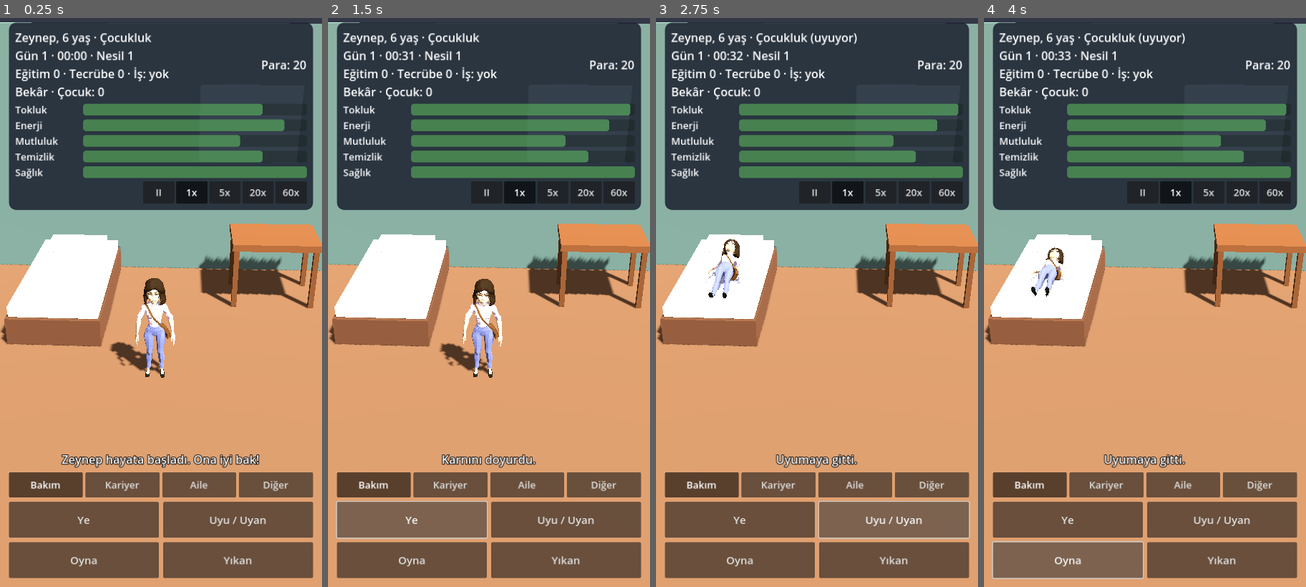
Above: before the commit, frames 1-4 (left to right).
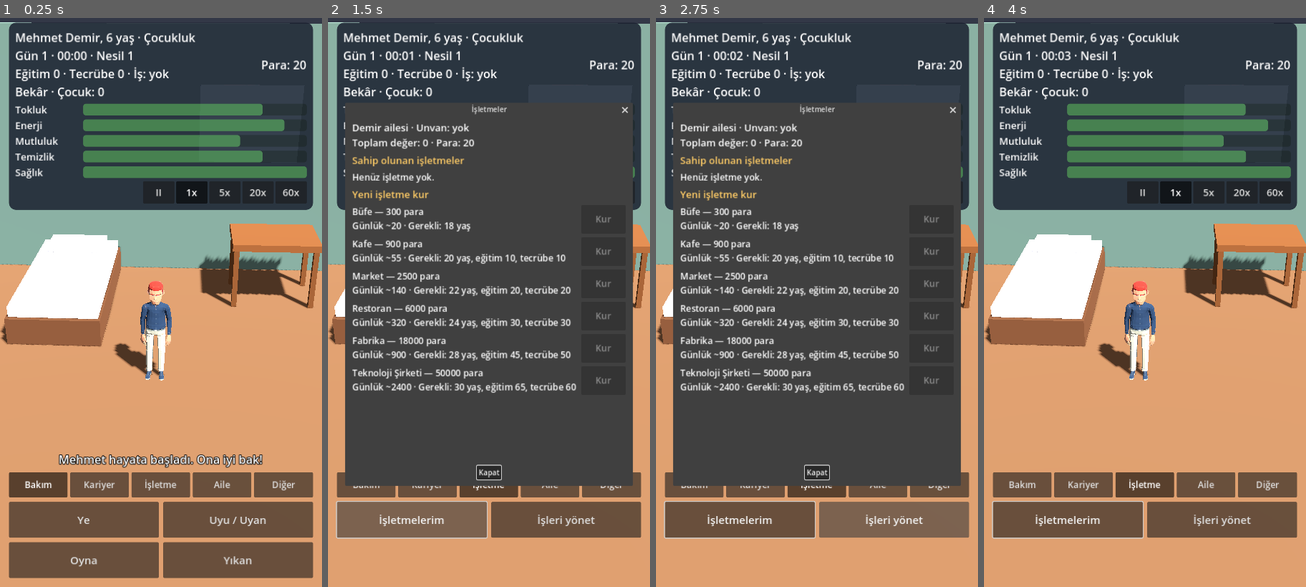
Above: after the commit, the same moments.

Repository: ismetcabbar9-oss/Dilenci
Game: Godot game, scene res://scenes/main.tscn
Same seed, same stepped clock (60 frames per second), same inputs: the game is played once before the commit and once after it.
Inputs (mouse positions are in pixels of both pictures, inside the frame that each line leads up to):
- Up to frame 1 (0.25 s): no input
- Up to frame 2 (1.5 s): click (489, 484) at 0.5 s, where only the run after the commit has a clickable "İşletme"; click (411, 518) at 1.25 s, where only the run after the commit has a clickable "İşletmelerim"
- Up to frame 3 (2.75 s): click (894, 518) at 2 s, where only the run after the commit has a clickable "İşleri yönet"
- Up to frame 4 (4 s): click (1145, 473) at 2.75 s, where only the run after the commit has a clickable "Kapat"; click (1067, 558) at 3.5 s, where only the run before the commit has a clickable "Oyna"

The runs differ from the first frame. In frame 1, 3.7% of the frame differs, in the area x 4-92%, y 2-85%; in frame 2, 60%; in frame 3, 60%, in the area x 2-98%, y 2-99%; in frame 4, 10%.

Commit message:
İşletme ve holding sistemi: 6 işletme türü, büyütme/satış, moral ve yönetim, günlük kâr, unvanlar (Esnaf → İş İnsanı → Holding Sahibi), soyadı ve nesiller boyu miras
Co-Authored-By: Claude Opus 5.5 <noreply@anthropic.com>
Claude-Session: https://claude.ai/code/session_01Njhua5HdieXmhM4secDQqv

Diff:
--- a/scripts/game_state.gd
+++ b/scripts/game_state.gd
@@ -67,6 +67,26 @@
 const PARTNER_DAILY_INCOME := 10  # Evliyken eşin eve kattığı katkı
 const MAX_CHILDREN := 4
 const MIN_RELATION_TO_MARRY := 70.0
+# --- İşletmeler ---
+# cost: kuruluş bedeli, income: seviye 1 günlük net kâr
+const BUSINESS_TYPES := [
+	{"id": "kiosk", "name": "Büfe", "cost": 300, "income": 20, "min_age": 18.0, "min_edu": 0.0, "min_exp": 0.0},
+	{"id": "cafe", "name": "Kafe", "cost": 900, "income": 55, "min_age": 20.0, "min_edu": 10.0, "min_exp": 10.0},
+	{"id": "market", "name": "Market", "cost": 2500, "income": 140, "min_age": 22.0, "min_edu": 20.0, "min_exp": 20.0},
+	{"id": "restaurant", "name": "Restoran", "cost": 6000, "income": 320, "min_age": 24.0, "min_edu": 30.0, "min_exp": 30.0},
+	{"id": "factory", "name": "Fabrika", "cost": 18000, "income": 900, "min_age": 28.0, "min_edu": 45.0, "min_exp": 50.0},
+	{"id": "tech", "name": "Teknoloji Şirketi", "cost": 50000, "income": 2400, "min_age": 30.0, "min_edu": 65.0, "min_exp": 60.0},
+]
+const MAX_BUSINESS_LEVEL := 5
+const BUSINESS_SELL_RATIO := 0.6
+const MORALE_DECAY_PER_DAY := 8.0
+# Unvanlar: [ad, gereken işletme sayısı, gereken toplam şirket değeri]
+const TITLES := [
+	["Holding Sahibi", 5, 25000],
+	["İş İnsanı", 3, 3000],
+	["Esnaf", 1, 0],
+]
+const SURNAMES := ["Yılmaz", "Kaya", "Demir", "Şahin", "Çelik", "Aydın", "Öztürk", "Arslan", "Doğan", "Koç"]
 const MALE_NAMES := ["Ali", "Mehmet", "Can", "Emre", "Murat", "Kerem", "Burak", "Yusuf"]
 const FEMALE_NAMES := ["Ayşe", "Zeynep", "Elif", "Selin", "Deniz", "Ece", "Merve", "Defne"]
 
@@ -78,6 +98,10 @@
 var speed_index: int = 1
 var generation: int = 1
 var family_tree: Array = []      # Önceki nesillerin özeti
+var family_name: String = ""     # Soyadı (holding adı da buradan)
+## Aile işletmeleri (nesiller boyu miras kalır): [{type, level, morale, invested}]
+var businesses: Array = []
+var _last_title := ""
 var sleeping: bool = false
 var is_dead: bool = false
 
@@ -116,6 +140,9 @@
 	gems = 0
 	generation = 1
 	family_tree = []
+	businesses = []
+	family_name = SURNAMES[randi() % SURNAMES.size()]
+	_last_title = ""
 	game_minutes = 0.0
 	speed_index = 1
 	var gender := "female" if randf() < 0.5 else "male"
@@ -221,8 +248,11 @@
 # ---------------------------------------------------------------
 func _new_day() -> void:
 	_relation_decay()
+	var biz_income := _collect_business_income()
 	if get_age_years() < 18.0:
 		money += DAILY_ALLOWANCE
+		if biz_income > 0:
+			message.emit("Aile işletmeleri bugün %d kazandırdı." % biz_income)
 		return
 	var cost := DAILY_RENT
 	for c in person.children:
@@ -232,7 +262,10 @@
 		money += PARTNER_DAILY_INCOME
 	if money >= cost:
 		money -= cost
-		message.emit("Günlük ev ve aile giderleri ödendi (-%d)." % cost)
+		if biz_income > 0:
+			message.emit("Yeni gün: işletmeler +%d, giderler -%d." % [biz_income, cost])
+		else:
+			message.emit("Günlük ev ve aile giderleri ödendi (-%d)." % cost)
 	else:
 		money = 0
 		_add_need("fun", -20.0)
@@ -449,6 +482,163 @@
 		message.emit("%s ile araları soğuyor, birlikte vakit geçirmeli." % p.name)
 
 
+# ---------------------------------------------------------------
+# İşletmeler ve holding
+# ---------------------------------------------------------------
+func get_business_type(type_id: String) -> Dictionary:
+	for t in BUSINESS_TYPES:
+		if t.id == type_id:
+			return t
+	return {}
+
+
+## Seviye ve moral dahil günlük kâr.
+func business_income(b: Dictionary) -> int:
+	var t := get_business_type(b.type)
+	var level_mult: float = 1.0 + 0.6 * (b.level - 1)
+	var morale_mult: float = 0.4 + 0.6 * (b.morale / 100.0)
+	return int(t.income * level_mult * morale_mult)
+
+
+func business_upgrade_cost(b: Dictionary) -> int:
+	return int(get_business_type(b.type).cost * 0.8 * b.level)
+
+
+func business_value(b: Dictionary) -> int:
+	return int(b.invested)
+
+
+func total_business_value() -> int:
+	var v := 0
+	for b in businesses:
+		v += business_value(b)
+	return v
+
+
+func business_requirement_text(t: Dictionary) -> String:
+	var miss := []
+	if get_age_years() < t.min_age:
+		miss.append("%d yaş" % int(t.min_age))
+	if person.education < t.min_edu:
+		miss.append("eğitim %d" % int(t.min_edu))
+	if person.experience < t.min_exp:
+		miss.append("tecrübe %d" % int(t.min_exp))
+	return "" if miss.is_empty() else "Gerekli: " + ", ".join(miss)
+
+
+func can_open_business(type_id: String) -> bool:
+	var t := get_business_type(type_id)
+	return not t.is_empty() and business_requirement_text(t) == "" and money >= int(t.cost)
+
+
+func open_business(type_id: String) -> void:
+	if is_dead:
+		return
+	var t := get_business_type(type_id)
+	if t.is_empty():
+		return
+	var req := business_requirement_text(t)
+	if req != "":
+		message.emit("%s açılamaz. %s" % [t.name, req])
+		return
+	if money < int(t.cost):
+		message.emit("%s için %d para gerekli." % [t.name, int(t.cost)])
+		return
+	money -= int(t.cost)
+	businesses.append({"type": type_id, "level": 1, "morale": 100.0, "invested": int(t.cost)})
+	message.emit("Yeni işletme: %s! Günlük ~%d kâr." % [t.name, int(t.income)])
+	_check_title()
+	changed.emit()
+
+
+func upgrade_business(index: int) -> void:
+	if index < 0 or index >= businesses.size() or is_dead:
+		return
+	var b: Dictionary = businesses[index]
+	if b.level >= MAX_BUSINESS_LEVEL:
+		message.emit("Bu işletme zaten en üst seviyede.")
+		return
+	var cost := business_upgrade_cost(b)
+	if money < cost:
+		message.emit("Büyütmek için %d para gerekli." % cost)
+		return
+	money -= cost
+	b.level += 1
+	b.invested += cost
+	message.emit("%s büyüdü! Seviye %d." % [get_business_type(b.type).name, int(b.level)])
+	_check_title()
+	changed.emit()
+
+
+func sell_business(index: int) -> void:
+	if index < 0 or index >= businesses.size() or is_dead:
+		return
+	var b: Dictionary = businesses[index]
+	var price := int(b.invested * BUSINESS_SELL_RATIO)
+	money += price
+	businesses.remove_at(index)
+	message.emit("%s satıldı (+%d)." % [get_business_type(b.type).name, price])
+	_check_title()
+	changed.emit()
+
+
+## İşleri yönet: tüm işletmelerin moralini yükseltir (ilgilenilmezse kâr düşer).
+func action_manage() -> void:
+	if not can_act():
+		return
+	if businesses.is_empty():
+		message.emit("Yönetecek bir işletmesi yok.")
+		return
+	if get_age_years() < 18.0:
+		message.emit("İşletmeleri yetişkinler yönetiyor.")
+		return
+	if person.needs.energy < 20.0:
+		message.emit("İşleri yönetemeyecek kadar yorgun.")
+		return
+	for b in businesses:
+		b.morale = 100.0
+	person.experience += 1.0
+	_add_need("energy", -15.0)
+	_add_need("fun", -5.0)
+	_pass_time(4.0 * 60.0)
+	message.emit("İşletmelerle ilgilendi, çalışanlar motive.")
+
+
+func _collect_business_income() -> int:
+	var total := 0
+	for b in businesses:
+		total += business_income(b)
+		# Reşit değilken işleri vasiler yürütür, moral sabit kalır
+		if get_age_years() >= 18.0:
+			b.morale = maxf(0.0, b.morale - MORALE_DECAY_PER_DAY)
+	money += total
+	return total
+
+
+func get_title() -> String:
+	var n := businesses.size()
+	var v := total_business_value()
+	for t in TITLES:
+		if n >= t[1] and v >= t[2]:
+			return t[0]
+	return ""
+
+
+func get_holding_name() -> String:
+	return "%s Holding" % family_name
+
+
+func _check_title() -> void:
+	var t := get_title()
+	if t == _last_title:
+		return
+	_last_title = t
+	if t == "Holding Sahibi":
+		message.emit("Tebrikler! %s kuruldu!" % get_holding_name())
+	elif t != "":
+		message.emit("Yeni unvan: %s!" % t)
+
+
 func get_job() -> Dictionary:
 	for j in JOBS:
 		if j.id == person.get("job", ""):
@@ -506,6 +696,7 @@
 		"generation": generation,
 		"cause": cause,
 		"money": money,
+		"title": get_title(),
 	})
 	died.emit(cause)
 	save_game()
@@ -529,7 +720,10 @@
 	money = share
 	generation += 1
 	_start_life()
-	message.emit("%s mirası devraldı (%d para). Nesil %d başlıyor." % [person.name, share, generation])
+	var biz := ""
+	if not businesses.is_empty():
+		biz = " ve %d işletme" % businesses.size()
+	message.emit("%s mirası devraldı (%d para%s). Nesil %d başlıyor." % [person.name, share, biz, generation])
 
 
 # ---------------------------------------------------------------
@@ -586,6 +780,8 @@
 		"speed_index": speed_index,
 		"generation": generation,
 		"family_tree": family_tree,
+		"family_name": family_name,
+		"businesses": businesses,
 		"sleeping": sleeping,
 		"is_dead": is_dead,
 	}
@@ -619,6 +815,9 @@
 	speed_index = int(data.get("speed_index", 1))
 	generation = int(data.get("generation", 1))
 	family_tree = data.get("family_tree", [])
+	family_name = data.get("family_name", SURNAMES[randi() % SURNAMES.size()])
+	businesses = data.get("businesses", [])
+	_last_title = get_title()
 	sleeping = bool(data.get("sleeping", false))
 	is_dead = bool(data.get("is_dead", false))
 	_last_stage = get_stage().id
--- a/scripts/main.gd
+++ b/scripts/main.gd
@@ -230,6 +230,10 @@
 			["İşe git", GameState.action_work],
 			["İş bul", _open_jobs],
 		]],
+		["İşletme", [
+			["İşletmelerim", _open_business],
+			["İşleri yönet", GameState.action_manage],
+		]],
 		["Aile", [
 			["Dışarı çık", GameState.action_socialize],
 			["Buluşma", GameState.action_date],
@@ -245,7 +249,7 @@
 	tab_row.add_theme_constant_override("separation", 6)
 	col.add_child(tab_row)
 	for i in tabs.size():
-		var tb := _button(tabs[i][0], 22)
+		var tb := _button(tabs[i][0], 20)
 		tb.toggle_mode = true
 		tb.custom_minimum_size.y = 56
 		tb.size_flags_horizontal = Control.SIZE_EXPAND_FILL
@@ -357,6 +361,101 @@
 	w.popup_centered(Vector2i(520, 0))
 
 
+# --- İşletme penceresi ---
+var _biz_box: VBoxContainer
+var _biz_sig := ""
+
+
+func _open_business() -> void:
+	var w := AcceptDialog.new()
+	w.title = "İşletmeler"
+	w.ok_button_text = "Kapat"
+	var scroll := ScrollContainer.new()
+	scroll.custom_minimum_size = Vector2(600, 760)
+	scroll.horizontal_scroll_mode = ScrollContainer.SCROLL_MODE_DISABLED
+	w.add_child(scroll)
+	_biz_box = VBoxContainer.new()
+	_biz_box.size_flags_horizontal = Control.SIZE_EXPAND_FILL
+	_biz_box.add_theme_constant_override("separation", 8)
+	scroll.add_child(_biz_box)
+	_biz_sig = ""
+	_fill_business()
+	GameState.changed.connect(_fill_business)
+	var close := func():
+		if GameState.changed.is_connected(_fill_business):
+			GameState.changed.disconnect(_fill_business)
+		w.queue_free()
+	w.confirmed.connect(close)
+	w.canceled.connect(close)
+	add_child(w)
+	w.popup_centered()
+
+
+func _fill_business() -> void:
+	if not is_instance_valid(_biz_box):
+		return
+	# Sadece içerik değiştiyse yeniden kur (changed sinyali her karede gelir)
+	var sig := "%d|%d|%d|%s" % [GameState.money, int(GameState.get_age_years()), int(GameState.person.education), JSON.stringify(GameState.businesses)]
+	if sig == _biz_sig:
+		return
+	_biz_sig = sig
+	for c in _biz_box.get_children():
+		c.queue_free()
+	var title: String = GameState.get_title()
+	var head := _label(22)
+	head.autowrap_mode = TextServer.AUTOWRAP_WORD_SMART
+	head.text = "%s · Unvan: %s\nToplam değer: %d · Para: %d" % [
+		GameState.get_holding_name() if title == "Holding Sahibi" else "%s ailesi" % GameState.family_name,
+		title if title != "" else "yok", GameState.total_business_value(), GameState.money]
+	_biz_box.add_child(head)
+
+	_biz_box.add_child(_section("Sahip olunan işletmeler"))
+	if GameState.businesses.is_empty():
+		var l := _label(20)
+		l.text = "Henüz işletme yok."
+		_biz_box.add_child(l)
+	for i in GameState.businesses.size():
+		var b: Dictionary = GameState.businesses[i]
+		var t: Dictionary = GameState.get_business_type(b.type)
+		var row := HBoxContainer.new()
+		_biz_box.add_child(row)
+		var l := _label(20)
+		l.size_flags_horizontal = Control.SIZE_EXPAND_FILL
+		l.text = "%s (Sv %d)\nGünlük +%d · Moral %d%%" % [t.name, int(b.level), GameState.business_income(b), int(b.morale)]
+		row.add_child(l)
+		var up := _button("Büyüt\n%d" % GameState.business_upgrade_cost(b) if b.level < GameState.MAX_BUSINESS_LEVEL else "Maks.", 18)
+		up.custom_minimum_size = Vector2(110, 64)
+		up.disabled = b.level >= GameState.MAX_BUSINESS_LEVEL or GameState.money < GameState.business_upgrade_cost(b)
+		up.pressed.connect(GameState.upgrade_business.bind(i))
+		row.add_child(up)
+		var sell := _button("Sat\n+%d" % int(b.invested * GameState.BUSINESS_SELL_RATIO), 18)
+		sell.custom_minimum_size = Vector2(100, 64)
+		sell.pressed.connect(GameState.sell_business.bind(i))
+		row.add_child(sell)
+
+	_biz_box.add_child(_section("Yeni işletme kur"))
+	for t in GameState.BUSINESS_TYPES:
+		var row := HBoxContainer.new()
+		_biz_box.add_child(row)
+		var l := _label(20)
+		l.size_flags_horizontal = Control.SIZE_EXPAND_FILL
+		var req: String = GameState.business_requirement_text(t)
+		l.text = "%s — %d para\nGünlük ~%d · %s" % [t.name, t.cost, t.income, req if req != "" else "Kurulabilir"]
+		row.add_child(l)
+		var b := _button("Kur", 20)
+		b.custom_minimum_size = Vector2(100, 64)
+		b.disabled = not GameState.can_open_business(t.id)
+		b.pressed.connect(GameState.open_business.bind(t.id))
+		row.add_child(b)
+
+
+func _section(text: String) -> Label:
+	var l := _label(22)
+	l.text = text
+	l.add_theme_color_override("font_color", Color(1, 0.8, 0.4))
+	return l
+
+
 func _continue_heir(i: int) -> void:
 	death_panel.visible = false
 	GameState.continue_with_heir(i)
@@ -383,15 +482,21 @@
 	var p: Dictionary = GameState.person
 	var stage: Dictionary = GameState.get_stage()
 	var status := " (uyuyor)" if GameState.sleeping else ""
+	var biz_line := ""
+	if not GameState.businesses.is_empty():
+		var title: String = GameState.get_title()
+		biz_line = "\n%s · %d işletme · %s" % [
+			GameState.get_holding_name() if title == "Holding Sahibi" else "%s ailesi" % GameState.family_name,
+			GameState.businesses.size(), title]
 	var job: Dictionary = GameState.get_job()
 	var fam := "Bekâr"
 	if GameState.has_partner():
 		fam = "%s: %s (ilişki %d)" % ["Eş" if GameState.is_married() else "Sevgili", p.partner.name, int(p.partner.relation)]
 	fam += " · Çocuk: %d" % p.children.size()
-	info_label.text = "%s, %d yaş · %s%s\nGün %d · %s · Nesil %d\nEğitim %d · Tecrübe %d · İş: %s\n%s" % [
-		p.name, int(GameState.get_age_years()), stage.name, status,
+	info_label.text = "%s %s, %d yaş · %s%s\nGün %d · %s · Nesil %d\nEğitim %d · Tecrübe %d · İş: %s\n%s" % [
+		p.name, GameState.family_name, int(GameState.get_age_years()), stage.name, status,
 		GameState.get_day(), GameState.get_clock_text(), GameState.generation,
-		int(p.education), int(p.experience), job.get("name", "yok"), fam]
+		int(p.education), int(p.experience), job.get("name", "yok"), fam] + biz_line
 	money_label.text = "Para: %d" % GameState.money
 	for key in bars:
 		var v: float = p.needs[key]
--- a/tools/screenshot.gd
+++ b/tools/screenshot.gd
@@ -32,6 +32,22 @@
 		main._select_tab(2)
 		for i in 60:
 			await process_frame
+	if args.has("business"):
+		var gs = root.get_node("GameState")
+		gs.person.age_minutes = gs.years_to_minutes(42.0)
+		gs.person.education = 60.0
+		gs.person.experience = 80.0
+		gs.money = 60000
+		for t in ["kiosk", "cafe", "market", "restaurant", "factory"]:
+			gs.open_business(t)
+		gs.upgrade_business(0)
+		gs.upgrade_business(0)
+		gs.businesses[1].morale = 45.0
+		gs.changed.emit()
+		main._select_tab(2)
+		main._open_business()
+		for i in 30:
+			await process_frame
 	await RenderingServer.frame_post_draw
 	root.get_texture().get_image().save_png(out)
 	quit()
--- a/tools/test_life.gd
+++ b/tools/test_life.gd
@@ -50,6 +50,30 @@
 	gs.action_have_baby()
 	if gs.person.children.size() != 2: fails += 1; print("FAIL ikinci çocuk")
 	if gs.person.children.is_empty() or gs.person.children[0].age_minutes < gs.years_to_minutes(1.0): fails += 1; print("FAIL çocuk büyümedi")
+	# İşletmeler
+	gs.person.age_minutes = gs.years_to_minutes(35.0)
+	gs.person.education = 50.0
+	gs.person.experience = 60.0
+	gs.money = 400
+	gs.open_business("factory")
+	if gs.businesses.size() != 0: fails += 1; print("FAIL parasız fabrika açıldı")
+	gs.open_business("kiosk")
+	if gs.businesses.size() != 1 or gs.money != 100: fails += 1; print("FAIL büfe açılamadı")
+	if gs.get_title() != "Esnaf": fails += 1; print("FAIL unvan Esnaf değil: ", gs.get_title())
+	_fill(gs)
+	m = gs.money
+	gs.simulate(24.0 * 60.0, false)
+	var expected_min: int = m + 15 - 15 - 25  # büfe ~20 (moral düşebilir), kira+çocuk giderleri
+	if gs.money < expected_min - 20: fails += 1; print("FAIL işletme geliri gelmedi ", m, "->", gs.money)
+	gs.money = 100000
+	gs.upgrade_business(0)
+	if gs.businesses[0].level != 2: fails += 1; print("FAIL büyütülemedi")
+	for t in ["cafe", "market", "restaurant", "factory"]:
+		gs.open_business(t)
+	if gs.get_title() != "Holding Sahibi": fails += 1; print("FAIL holding olunamadı: ", gs.get_title(), " ", gs.total_business_value())
+	m = gs.money
+	gs.sell_business(4)
+	if gs.businesses.size() != 4 or gs.money != m + int(18000 * 0.6): fails += 1; print("FAIL satış")
 	# Ölüm + miras
 	gs.person.children = [{"name": "Ece", "gender": "female", "age_minutes": 20.0 * gs.DAYS_PER_YEAR * 1440.0}]
 	gs.money = 100
@@ -57,6 +81,7 @@
 	gs.simulate(1.0, false)
 	if not gs.is_dead: fails += 1; print("FAIL ölmedi")
 	gs.continue_with_heir(0)
+	if gs.businesses.size() != 4: fails += 1; print("FAIL işletmeler mirasa geçmedi")
 	if gs.is_dead or gs.person.name != "Ece" or gs.generation != 2 or gs.money != 100:
 		fails += 1; print("FAIL miras")
 	gs.reset_game()
